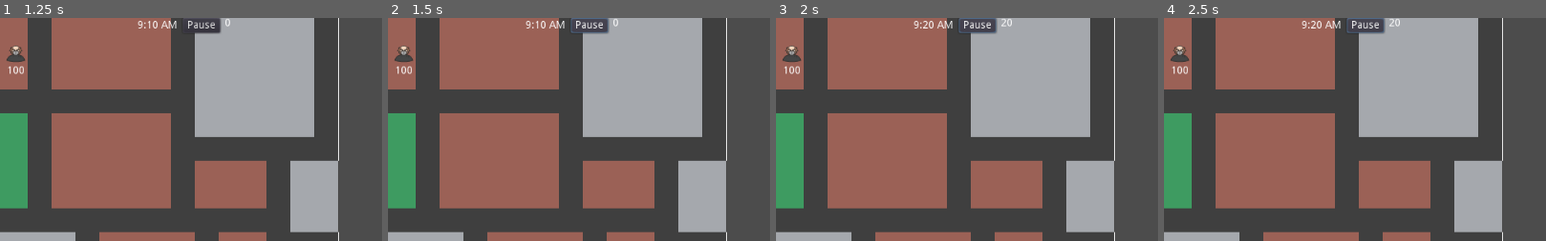
Above: before the commit, frames 1-4 (left to right).
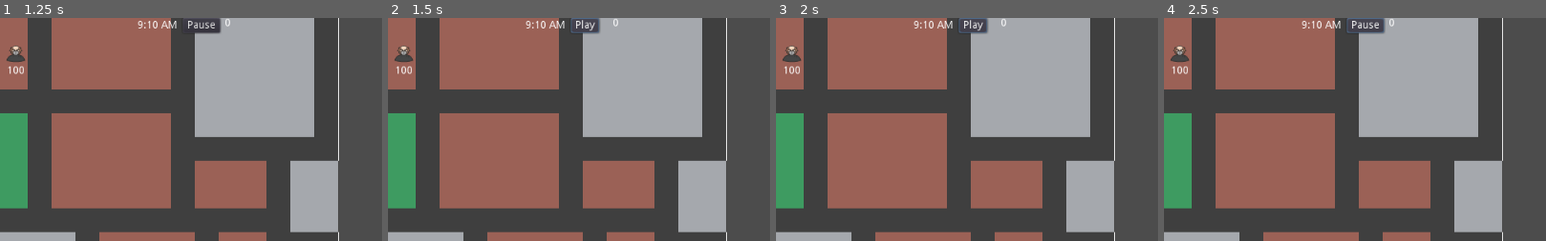
Above: after the commit, the same moments.

Repository: rachd/superhero-dispatcher
Game: Godot game, scene res://Main.tscn
The game is run twice, just before and just after one commit, with the same random seed, the same clock (stepped at 60 frames per second) and the same inputs.
Inputs (mouse positions are % of the whole screen's width and height, from its top left):
- Up to frame 1 (1.25 s): tap Enter at 0.5 s; move the mouse to (2, 10) at 0.52 s; click (2, 10) at 0.67 s
- Up to frame 2 (1.5 s): click "Pause" at 1.25 s
- Up to frame 3 (2 s): no input
- Up to frame 4 (2.5 s): click "Pause" (after the commit: "Play") at 2 s
The pictures show only the part of the screen within x 21-71%, y 0-50%; the shares and areas given below are measured in that part.

Frame 1 is identical in both runs. In frame 2, 0.3% of the frame differs, in the area x 50-58%, y 0-8%; in frame 3, 0.4%, in the area x 38-62%, y 0-8%; in frame 4, less than 0.1%.

Commit message:
fix pause

Diff:
--- a/Main.gd
+++ b/Main.gd
@@ -6,6 +6,7 @@
 var money_spent = 0
 var selected_hero = null
 var summary_scene = preload("res://DaySummary.tscn")
+var is_paused = false
 
 func updateDamage(damage):
 	money_spent = damage
@@ -21,8 +22,9 @@
 func _on_Villain_do_damage(damage, cell_type_id):
 	$HUD.update_damage(damage, cell_type_id)
 
-func _on_HUD_pause_game(isPaused):
-	pause(isPaused)
+func _on_HUD_pause_game():
+	is_paused = !is_paused
+	pause(is_paused)
 
 func _on_Hero_clicked(hero):
 	selected_hero = hero
@@ -56,3 +58,8 @@
 	var summary = summary_scene.instance()
 	summary.set_values(budget, money_spent)
 	add_child(summary)
+
+func _unhandled_input(event):
+	if event is InputEventKey and event.scancode == 32 and event.pressed:
+		is_paused = !is_paused
+		pause(is_paused)
